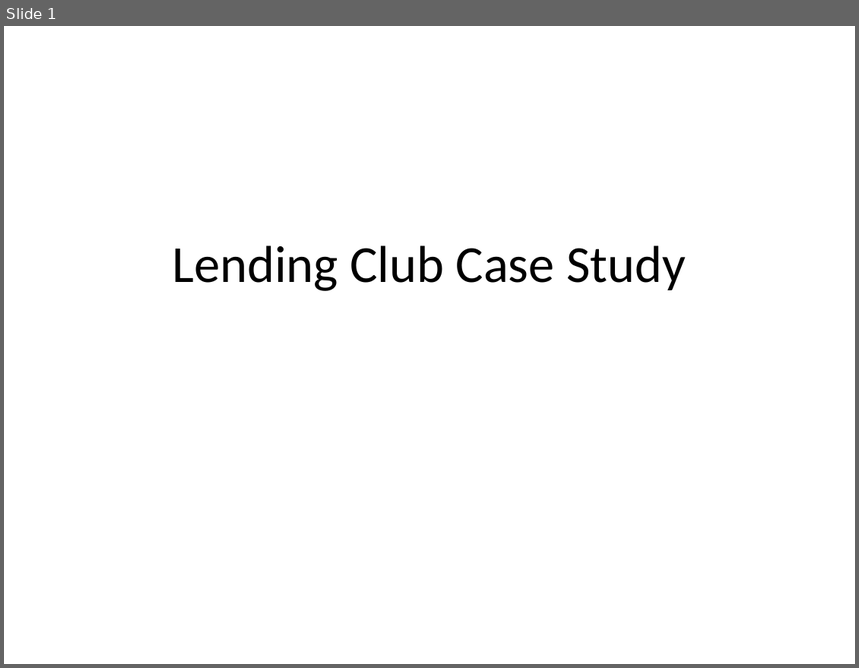
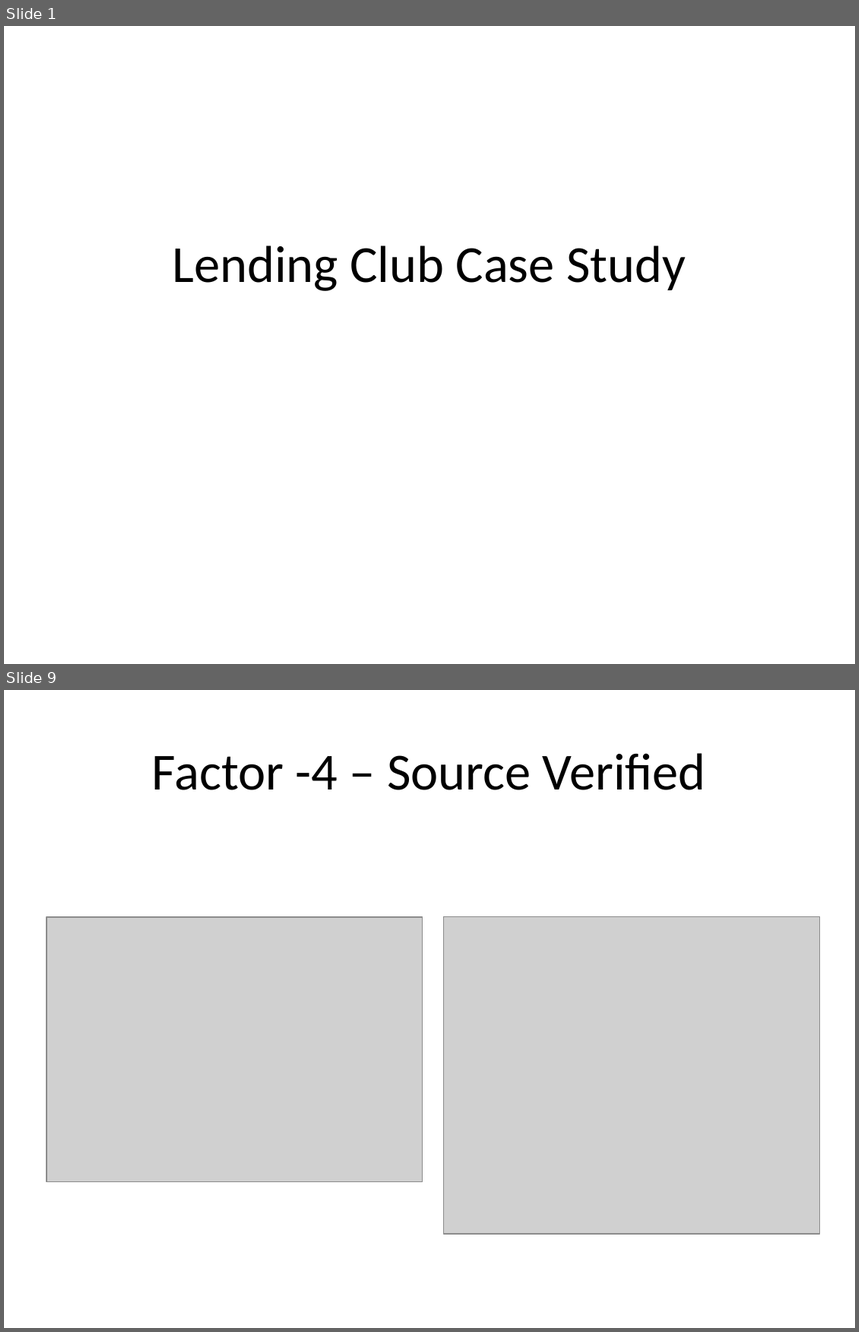
Before and after one commit to Gurupreet1111/LendingClubCaseStudy, a slide deck: Presentation.pptx. Shown one above the other, each under a label of ours: slide 1 before the commit, slides 1 and 9 after it; the slides between them are not shown. The pictures are 859x668 and 859x1332 pixels, drawn with LibreOffice and Linux fonts; fonts in the diff are those of the drawing; grey boxes stand for pictures. Boxes give left, top, right and bottom in pixels: in the first picture for what was removed or moved away, otherwise in the second. Text is boxed around its words. In the diff, an @@ line names an element or a change of style, - is before the commit and + after.

```diff
--- a/Presentation.pptx
+++ b/Presentation.pptx
@@ slide 9 added at box(4, 690, 855, 1328), background #FFFFFF @@
@@ title added at box(152, 753, 706, 790), 44 pt, text #000000 @@
+Factor -4 – Source Verified
@@ picture added at box(47, 917, 423, 1182) @@
@@ picture added at box(444, 917, 820, 1235) @@
```
Also in this commit, not shown: 18 other slides added.
